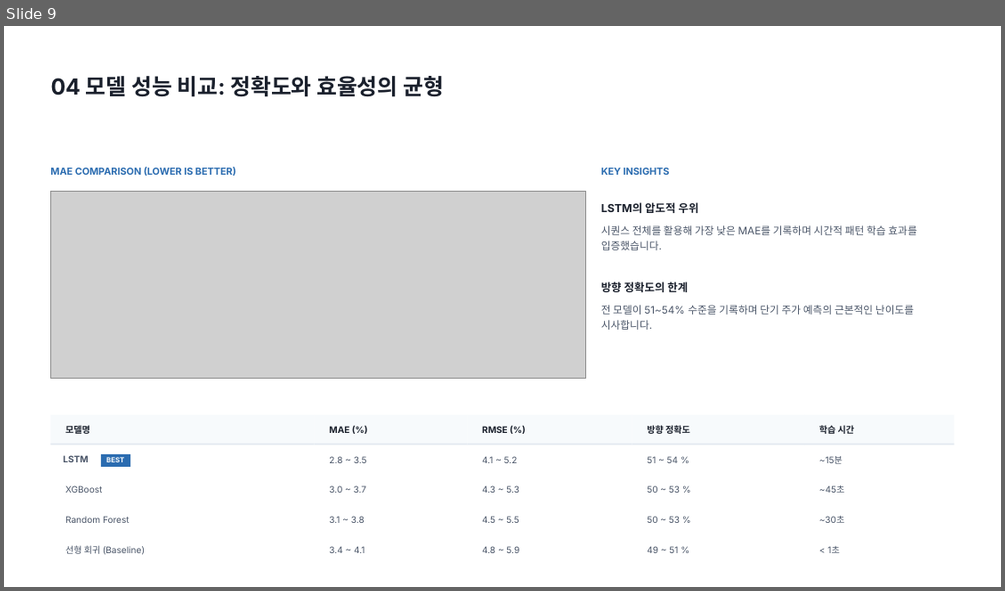
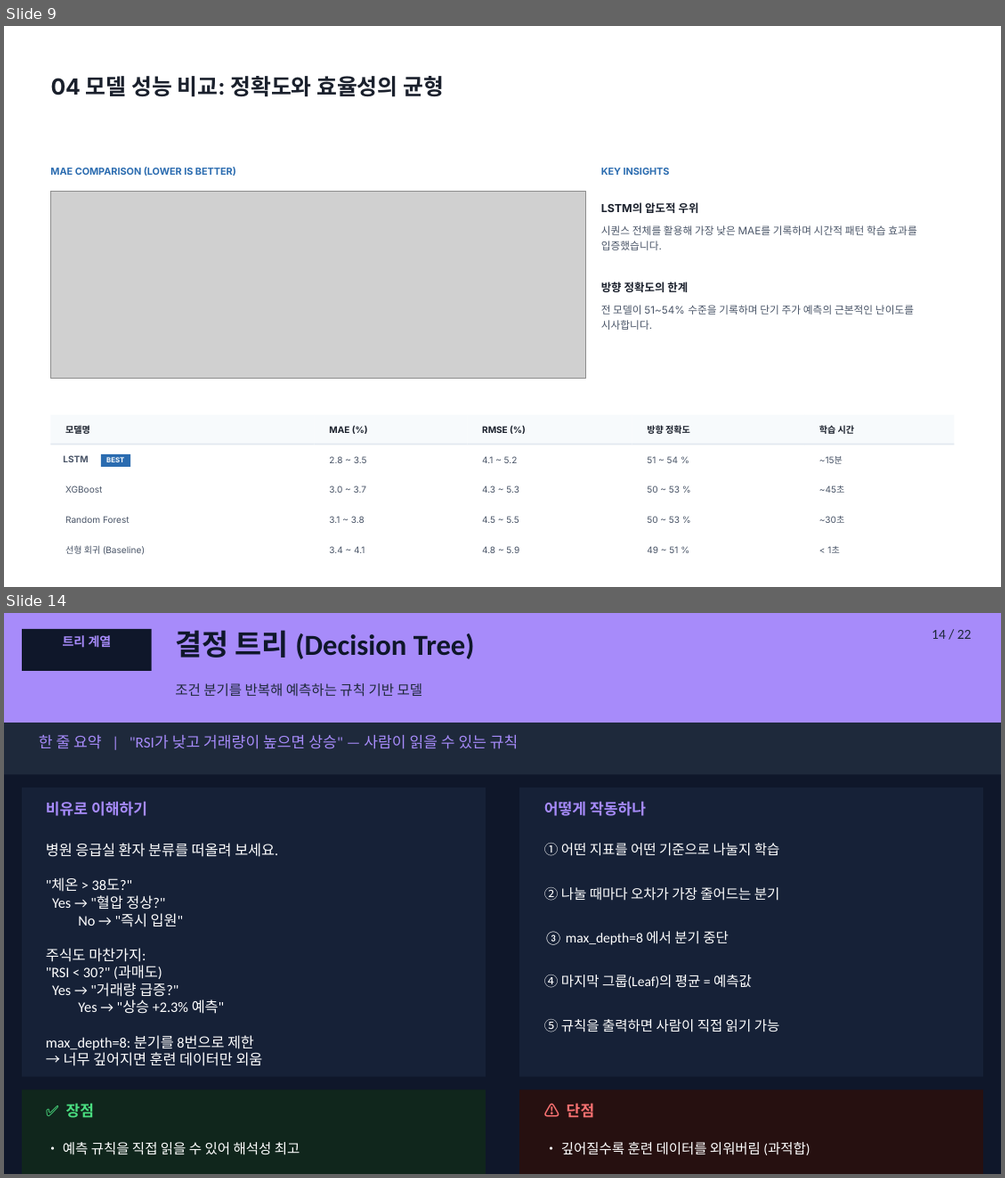
Before and after one commit to ksh1004/stock_prediction, a slide deck: 01_stock_prediction_report.pptx. Shown one above the other, each under a label of ours: slide 9 before the commit, slides 9 and 14 after it; the slides between them are not shown. The pictures are 1005x591 and 1005x1178 pixels, drawn with LibreOffice and Linux fonts; fonts in the diff are those of the drawing; grey boxes stand for pictures; background and template pictures are left out. Boxes give left, top, right and bottom in pixels: in the first picture for what was removed or moved away, otherwise in the second. Text is boxed around its words. In the diff, an @@ line names an element or a change of style, - is before the commit and + after.

```diff
--- a/01_stock_prediction_report.pptx
+++ b/01_stock_prediction_report.pptx
@@ slide 14 added at box(4, 613, 1001, 1174), background #0F172A @@
@@ rectangle added at box(4, 613, 1001, 722), fill #A78BFA @@
@@ rectangle added at box(22, 629, 152, 671), fill #0F172A @@
@@ text added at box(63, 635, 112, 648), 9 pt, text #A78BFA, bold @@
+트리 계열
@@ text added at box(175, 630, 475, 659), 21 pt, text #0F172A, bold @@
+결정 트리 (Decision Tree)
@@ text added at box(931, 630, 971, 639), 10 pt, text #1E293B @@
+14 / 22
@@ text added at box(175, 683, 423, 697), 10 pt, text #1E293B @@
+조건 분기를 반복해 예측하는 규칙 기반 모델
@@ rectangle added at box(4, 722, 1001, 774), fill #1E293B @@
@@ text added at box(39, 735, 518, 749), 11 pt, text #A78BFA @@
+한 줄 요약 | "RSI가 낮고 거래량이 높으면 상승" — 사람이 읽을 수 있는 규칙
@@ rectangle added at box(22, 787, 485, 1077), fill #162137 @@
@@ rectangle added at box(519, 787, 983, 1077), fill #162137 @@
@@ text added at box(46, 801, 147, 816), 11 pt, text #A78BFA, bold @@
+비유로 이해하기
@@ text added at box(544, 801, 646, 816), 11 pt, text #A78BFA, bold @@
+어떻게 작동하나
@@ text added at box(46, 843, 278, 1066), 10.5 pt, text #FFFFFF @@
+병원 응급실 환자 분류를 떠올려 보세요.
+"체온 > 38도?"
+Yes → "혈압 정상?"
+No → "즉시 입원"
+주식도 마찬가지:
+"RSI < 30?" (과매도)
+Yes → "거래량 급증?"
+Yes → "상승 +2.3% 예측"
+max_depth=8: 분기를 8번으로 제한
+→ 너무 깊어지면 훈련 데이터만 외움
@@ text added at box(544, 843, 780, 856), 10 pt, text #FFFFFF @@
+① 어떤 지표를 어떤 기준으로 나눌지 학습
@@ text added at box(544, 887, 780, 900), 10 pt, text #FFFFFF @@
+② 나눌 때마다 오차가 가장 줄어드는 분기
@@ text added at box(544, 931, 728, 945), 10 pt, text #FFFFFF @@
+③ max_depth=8 에서 분기 중단
@@ text added at box(544, 974, 752, 988), 10 pt, text #FFFFFF @@
+④ 마지막 그룹(Leaf)의 평균 = 예측값
@@ text added at box(544, 1019, 780, 1032), 10 pt, text #FFFFFF @@
+⑤ 규칙을 출력하면 사람이 직접 읽기 가능
@@ rectangle added at box(22, 1089, 485, 1174), fill #10261C @@
@@ rectangle added at box(519, 1089, 983, 1174), fill #261010 @@
@@ text added at box(66, 1103, 95, 1118), 11 pt, text #4ADE80, bold @@
+✅ 장점
@@ text added at box(566, 1103, 595, 1118), 11 pt, text #F87171, bold @@
+⚠ 단점
@@ text added at box(63, 1142, 300, 1155), 10 pt, text #FFFFFF @@
+• 예측 규칙을 직접 읽을 수 있어 해석성 최고
@@ text added at box(561, 1142, 809, 1155), 10 pt, text #FFFFFF @@
+• 깊어질수록 훈련 데이터를 외워버림 (과적합)
```
Also in this commit, not shown: 5 other slides added, 1 other file.
